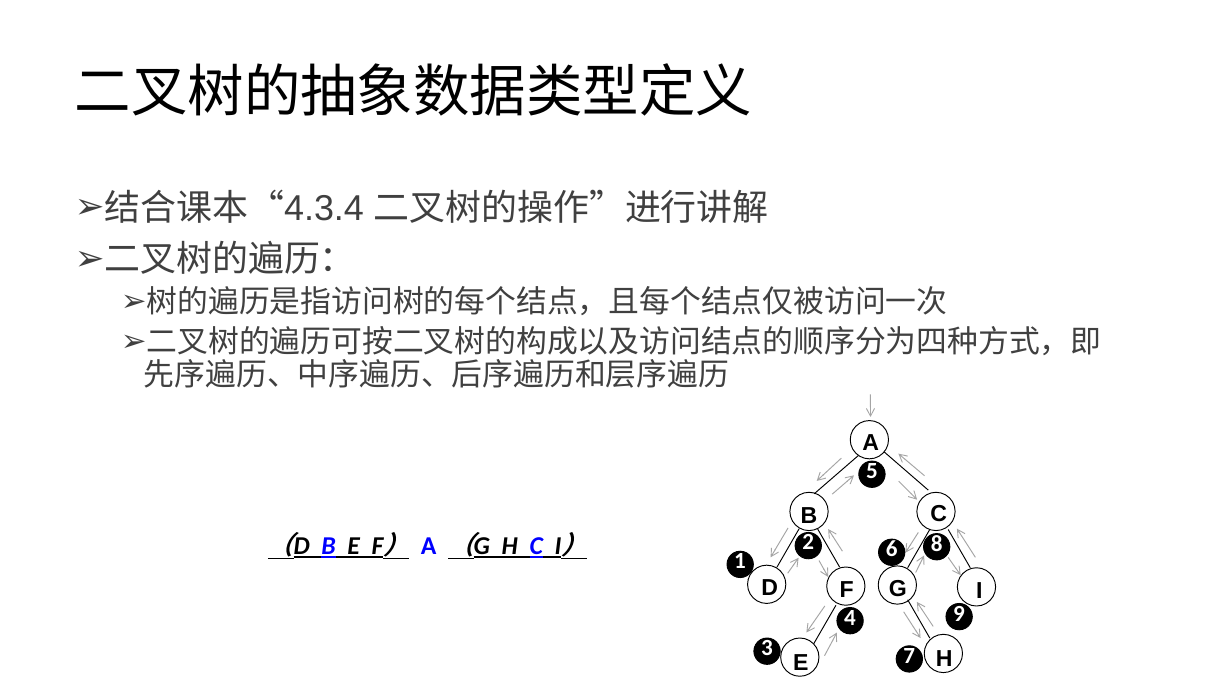
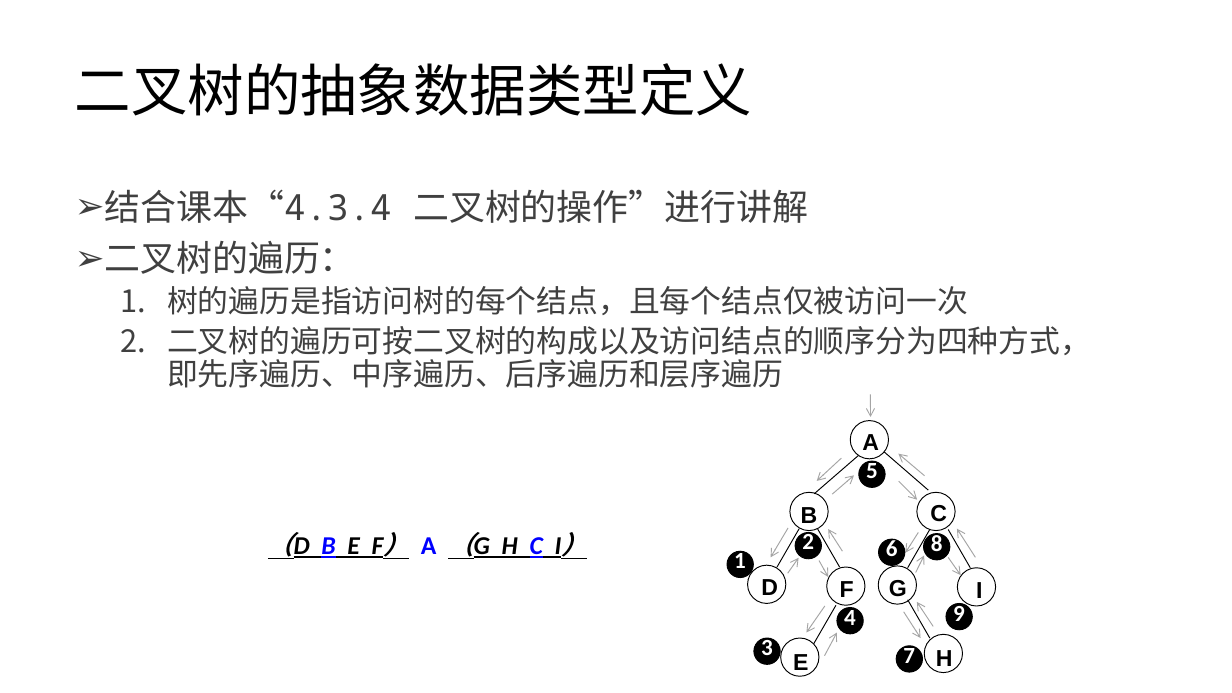
Before and after one commit to lezhang-thu/data-structure, a slide deck: slide 12 of tree/2022秋季-数据结构-第4章-树a.pptx. Drawn at 1232x693 pixels with LibreOffice and Linux fonts; fonts in the diff are those of the drawing. Boxes give left, top, right and bottom in pixels: in the first picture for what was removed or moved away, otherwise in the second. Text is boxed around its words. In the diff, an @@ line names an element or a change of style, - is before the commit and + after.

```diff
--- a/tree/2022秋季-数据结构-第4章-树a.pptx
+++ b/tree/2022秋季-数据结构-第4章-树a.pptx
@@ text "结合课本“4.3.4 二叉树的操作”进行讲解" at [105, 189, 1091, 388]: font Arial to Noto Sans Mono; bullet ➢ to 1. @@
```
Also in this commit, not shown: 13 other slides changed, 2 other files.
